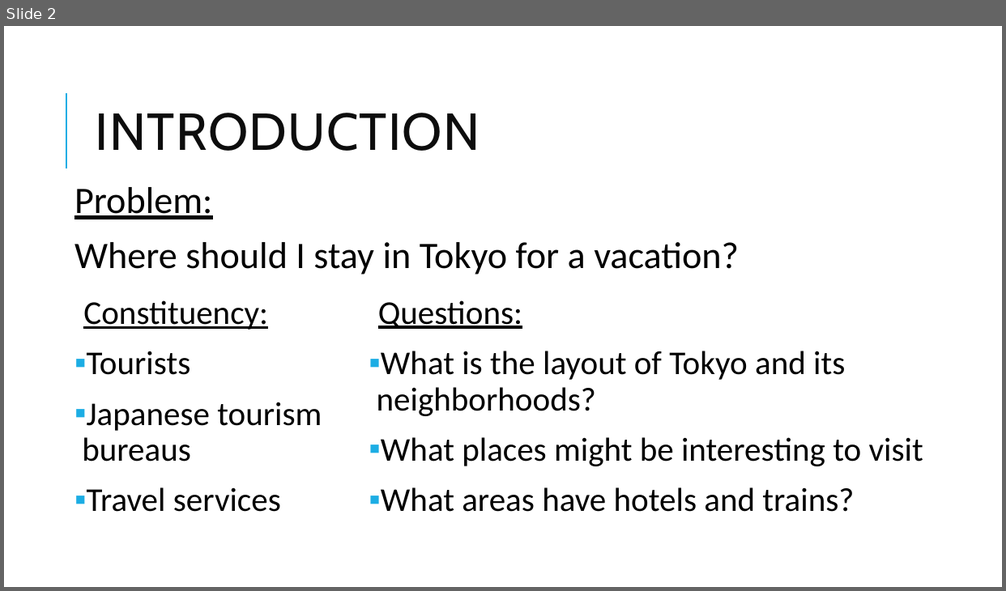
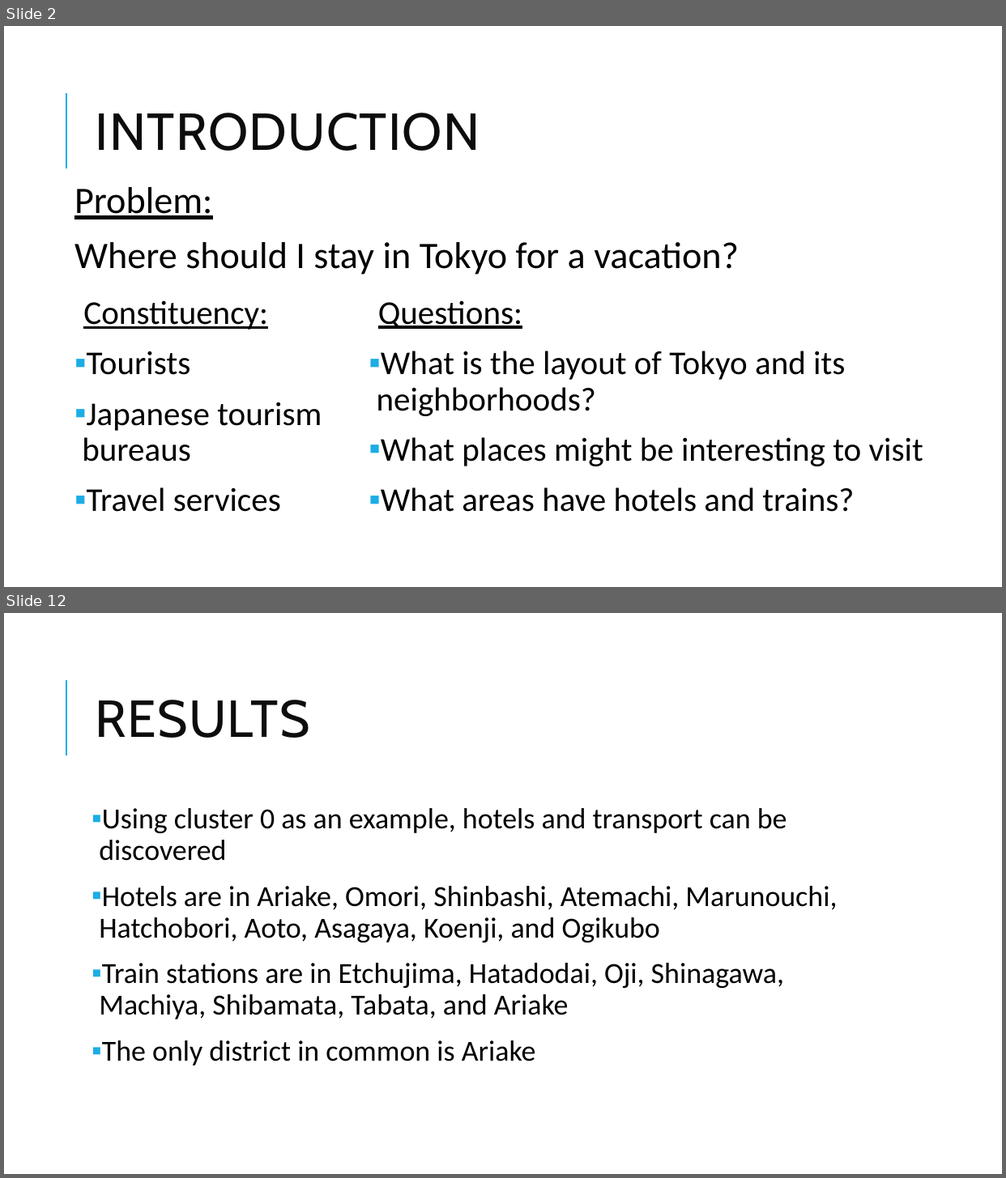
Before and after one commit to zarnajin/AppliedDataScienceCapstone, a slide deck: CapstonePresentation-Tokyo.pptx. Shown one above the other, each under a label of ours: slide 2 before the commit, slides 2 and 12 after it; the slides between them are not shown. The pictures are 1006x591 and 1006x1178 pixels, drawn with LibreOffice and Linux fonts; fonts in the diff are those of the drawing. Boxes give left, top, right and bottom in pixels: in the first picture for what was removed or moved away, otherwise in the second. Text is boxed around its words. In the diff, an @@ line names an element or a change of style, - is before the commit and + after.

```diff
--- a/CapstonePresentation-Tokyo.pptx
+++ b/CapstonePresentation-Tokyo.pptx
@@ slide 12 added at (4, 613, 1002, 1174), background #FFFFFF; not listed: 1 template element that a slide beside it also shows @@
@@ title added at (96, 700, 310, 738), 50 pt, text #0D0D0D @@
+RESULTS
@@ text added at (99, 808, 837, 1066), 28 pt, text #000000 @@
+▪ Using cluster 0 as an example, hotels and transport can be discovered
+▪ Hotels are in Ariake, Omori, Shinbashi, Atemachi, Marunouchi, Hatchobori, Aoto, Asagaya, Koenji, and Ogikubo
+▪ Train stations are in Etchujima, Hatadodai, Oji, Shinagawa, Machiya, Shibamata, Tabata, and Ariake
+▪ The only district in common is Ariake
```
Also in this commit, not shown: 1 slide changed, 12 other slides added, 1 slide removed, 1 other file.
